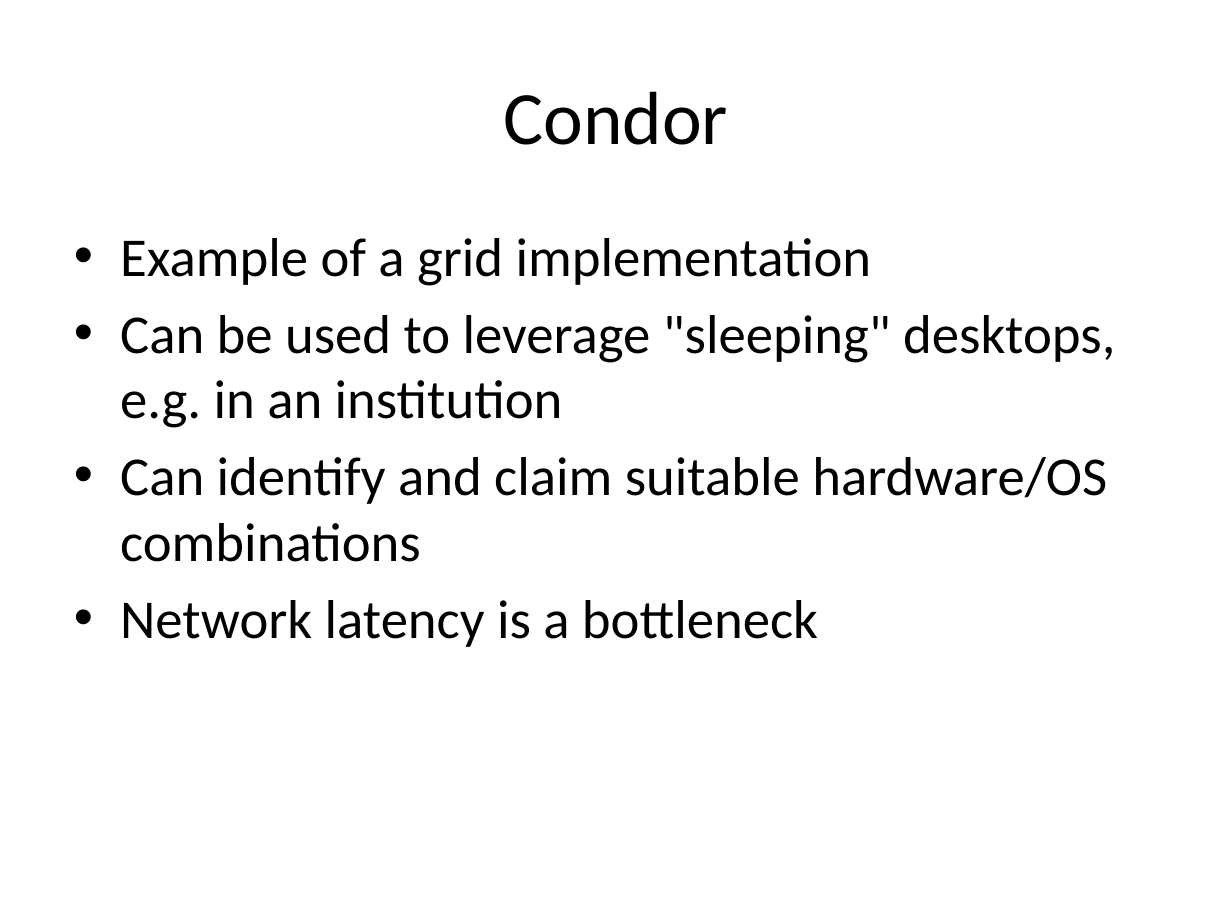
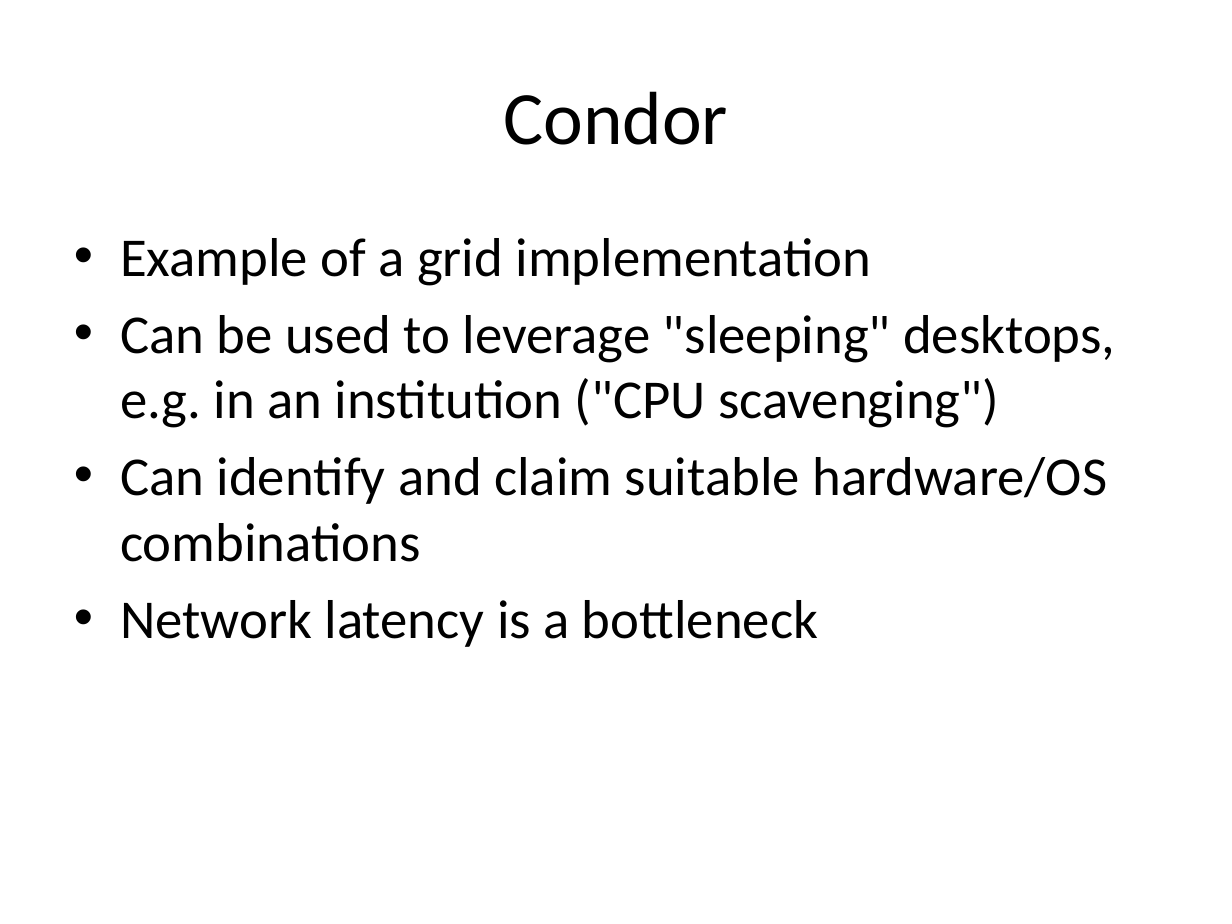
Before and after one commit to rvosa/ngs-workflows, a slide deck: slide 18 of doc/slides/day3/session3/Parallelization.pptx. Drawn at 1232x924 pixels with LibreOffice and Linux fonts; fonts in the diff are those of the drawing. Boxes give left, top, right and bottom in pixels: in the first picture for what was removed or moved away, otherwise in the second. Text is boxed around its words. In the diff, an @@ line names an element or a change of style, - is before the commit and + after.

Commit message:
finished (?) slides for day3

```diff
--- a/doc/slides/day3/session3/Parallelization.pptx
+++ b/doc/slides/day3/session3/Parallelization.pptx
@@ text at bbox=[120, 315, 1115, 428]: text changed @@
-• Can be used to leverage "sleeping" desktops, e.g. in an institution
+• Can be used to leverage "sleeping" desktops, e.g. in an institution ("CPU scavenging")
```
Also in this commit, not shown: 2 other slides changed, 1 other file.
